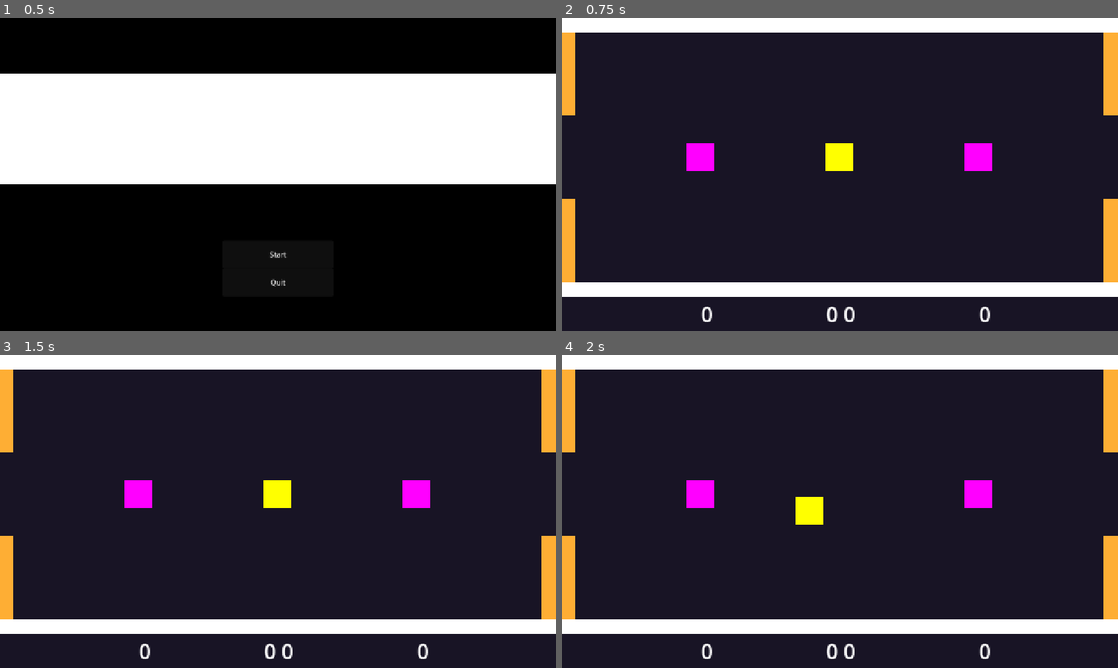
Above: before the commit, frames 1-4 (two rows, left to right).
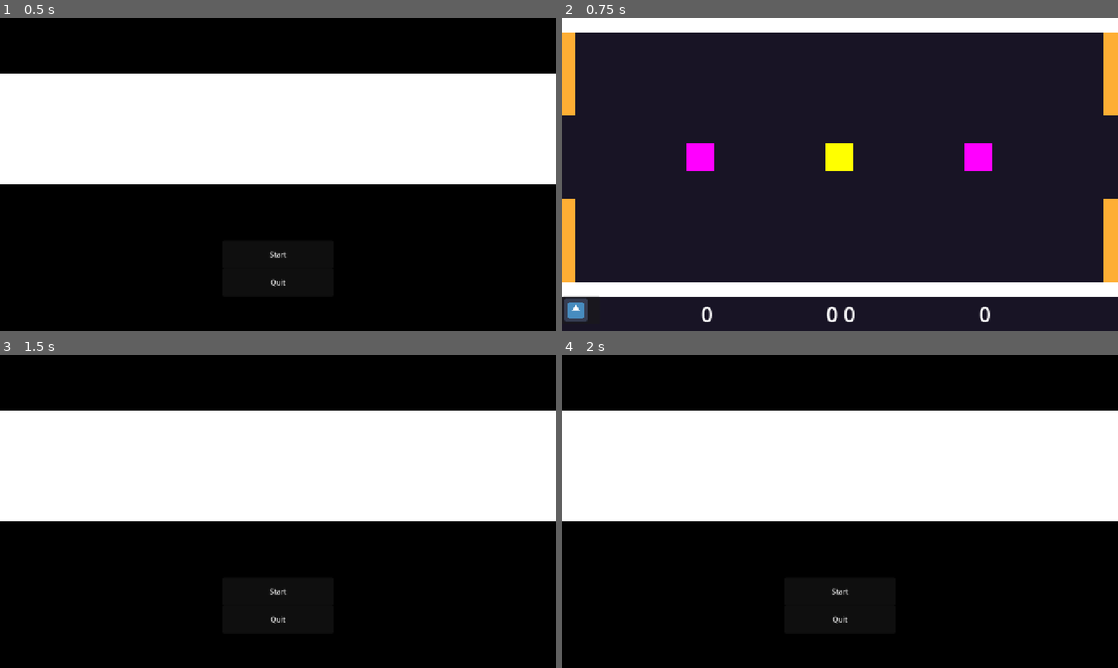
Above: after the commit, the same moments.

Repository: Kacpron123/Shockey
Game: Godot game, scene res://title.tscn
The game is run twice, just before and just after one commit, with the same random seed, the same clock (stepped at 60 frames per second) and the same inputs. The engine's default icon, where the game draws it, is replaced by a stand-in: a white triangle on a blue panel in a dark square.
Inputs (mouse positions are in pixels of both pictures, inside the frame that each line leads up to):
- Up to frame 1 (0.5 s): no input
- Up to frame 2 (0.75 s): click "Start" at 0.5 s
- Up to frame 3 (1.5 s): click (16, 646) at 1.27 s
- Up to frame 4 (2 s): no input

Frame 1 is identical in both runs. In frame 2, 0.3% of the frame differs, in the area x 0-7%, y 88-98%; in frame 3, 97%, in the area x 0-100%, y 0-100%; in frame 4, 97%.

Commit message:
back to menu button

Diff:
--- a/main.tscn
+++ b/main.tscn
@@ -9,6 +9,7 @@
 [ext_resource type="AudioStream" uid="uid://5ve70qvhg7io" path="res://assets/sfx/goal.wav" id="7_kek77"]
 [ext_resource type="AudioStream" uid="uid://88nlbnf5bfyl" path="res://assets/sfx/paddle.mp3" id="8_4c57u"]
 [ext_resource type="AudioStream" uid="uid://jaal5sahobve" path="res://assets/sfx/wall.mp3" id="9_efxa6"]
+[ext_resource type="Texture2D" uid="uid://bmiy22yskvhy6" path="res://icon.svg" id="10_4c57u"]
 
 [sub_resource type="PhysicsMaterial" id="PhysicsMaterial_7dm0k"]
 friction = 0.0
@@ -53,162 +54,162 @@
 [sub_resource type="LabelSettings" id="LabelSettings_ig7tw"]
 font_size = 48
 
-[node name="Main" type="Node2D"]
+[node name="Main" type="Node2D" unique_id=801075516]
 script = ExtResource("1_ig7tw")
 
-[node name="BG" type="ColorRect" parent="."]
+[node name="BG" type="ColorRect" parent="." unique_id=2083440593]
 offset_right = 1280.0
 offset_bottom = 720.0
 color = Color(0.09411765, 0.078431375, 0.14509805, 1)
 
-[node name="Table" type="Node2D" parent="."]
-
-[node name="TopRailSprite" type="ColorRect" parent="Table"]
+[node name="Table" type="Node2D" parent="." unique_id=1278614354]
+
+[node name="TopRailSprite" type="ColorRect" parent="Table" unique_id=598087057]
 offset_right = 1280.0
 offset_bottom = 32.0
 
-[node name="BottomRailSprite" type="ColorRect" parent="Table"]
+[node name="BottomRailSprite" type="ColorRect" parent="Table" unique_id=382416172]
 offset_top = 608.0
 offset_right = 1280.0
 offset_bottom = 640.0
 
-[node name="LeftTopSprite" type="ColorRect" parent="Table"]
+[node name="LeftTopSprite" type="ColorRect" parent="Table" unique_id=981360841]
 offset_top = 32.0
 offset_right = 32.0
 offset_bottom = 224.0
 color = Color(0.99607843, 0.68235296, 0.20392157, 1)
 
-[node name="LeftBottomSprite" type="ColorRect" parent="Table"]
+[node name="LeftBottomSprite" type="ColorRect" parent="Table" unique_id=814964198]
 offset_top = 416.0
 offset_right = 32.0
 offset_bottom = 608.0
 color = Color(0.99607843, 0.68235296, 0.20392157, 1)
 
-[node name="RightTopSprite" type="ColorRect" parent="Table"]
+[node name="RightTopSprite" type="ColorRect" parent="Table" unique_id=871767581]
 offset_left = 1248.0
 offset_top = 32.0
 offset_right = 1280.0
 offset_bottom = 224.0
 color = Color(0.99607843, 0.68235296, 0.20392157, 1)
 
-[node name="RightBottomSprite" type="ColorRect" parent="Table"]
+[node name="RightBottomSprite" type="ColorRect" parent="Table" unique_id=53166996]
 offset_left = 1248.0
 offset_top = 416.0
 offset_right = 1280.0
 offset_bottom = 608.0
 color = Color(0.99607843, 0.68235296, 0.20392157, 1)
 
-[node name="Walls" type="Node2D" parent="."]
-
-[node name="Top" type="StaticBody2D" parent="Walls" groups=["walls"]]
-collision_layer = 128
-collision_mask = 8
-physics_material_override = SubResource("PhysicsMaterial_7dm0k")
-
-[node name="TopCollision" type="CollisionShape2D" parent="Walls/Top"]
+[node name="Walls" type="Node2D" parent="." unique_id=438437872]
+
+[node name="Top" type="StaticBody2D" parent="Walls" unique_id=1922816637 groups=["walls"]]
+collision_layer = 128
+collision_mask = 8
+physics_material_override = SubResource("PhysicsMaterial_7dm0k")
+
+[node name="TopCollision" type="CollisionShape2D" parent="Walls/Top" unique_id=1606981860]
 position = Vector2(640, 16)
 shape = SubResource("RectangleShape2D_ig7tw")
 
-[node name="Bottom" type="StaticBody2D" parent="Walls" groups=["walls"]]
-collision_layer = 128
-collision_mask = 8
-physics_material_override = SubResource("PhysicsMaterial_7dm0k")
-
-[node name="BottomCollision" type="CollisionShape2D" parent="Walls/Bottom"]
+[node name="Bottom" type="StaticBody2D" parent="Walls" unique_id=1050857146 groups=["walls"]]
+collision_layer = 128
+collision_mask = 8
+physics_material_override = SubResource("PhysicsMaterial_7dm0k")
+
+[node name="BottomCollision" type="CollisionShape2D" parent="Walls/Bottom" unique_id=1628669086]
 position = Vector2(640, 624)
 shape = SubResource("RectangleShape2D_7dm0k")
 
-[node name="LeftTop" type="StaticBody2D" parent="Walls" groups=["walls"]]
-collision_layer = 128
-collision_mask = 8
-physics_material_override = SubResource("PhysicsMaterial_7dm0k")
-
-[node name="LeftTopCollision" type="CollisionShape2D" parent="Walls/LeftTop"]
+[node name="LeftTop" type="StaticBody2D" parent="Walls" unique_id=2696589 groups=["walls"]]
+collision_layer = 128
+collision_mask = 8
+physics_material_override = SubResource("PhysicsMaterial_7dm0k")
+
+[node name="LeftTopCollision" type="CollisionShape2D" parent="Walls/LeftTop" unique_id=1259018525]
 position = Vector2(16, 128)
 shape = SubResource("RectangleShape2D_0xm2m")
 
-[node name="LeftBottom" type="StaticBody2D" parent="Walls" groups=["walls"]]
-collision_layer = 128
-collision_mask = 8
-physics_material_override = SubResource("PhysicsMaterial_7dm0k")
-
-[node name="LeftBottomCollision" type="CollisionShape2D" parent="Walls/LeftBottom"]
+[node name="LeftBottom" type="StaticBody2D" parent="Walls" unique_id=603925453 groups=["walls"]]
+collision_layer = 128
+collision_mask = 8
+physics_material_override = SubResource("PhysicsMaterial_7dm0k")
+
+[node name="LeftBottomCollision" type="CollisionShape2D" parent="Walls/LeftBottom" unique_id=1136119091]
 position = Vector2(16, 512)
 shape = SubResource("RectangleShape2D_h2yge")
 
-[node name="RightTop" type="StaticBody2D" parent="Walls" groups=["walls"]]
-collision_layer = 128
-collision_mask = 8
-physics_material_override = SubResource("PhysicsMaterial_7dm0k")
-
-[node name="RightTopCollision" type="CollisionShape2D" parent="Walls/RightTop"]
+[node name="RightTop" type="StaticBody2D" parent="Walls" unique_id=1631415247 groups=["walls"]]
+collision_layer = 128
+collision_mask = 8
+physics_material_override = SubResource("PhysicsMaterial_7dm0k")
+
+[node name="RightTopCollision" type="CollisionShape2D" parent="Walls/RightTop" unique_id=1472479116]
 position = Vector2(1264, 128)
 shape = SubResource("RectangleShape2D_1bvp3")
 
-[node name="RightBottom" type="StaticBody2D" parent="Walls" groups=["walls"]]
-collision_layer = 128
-collision_mask = 8
-physics_material_override = SubResource("PhysicsMaterial_7dm0k")
-
-[node name="RightBottomCollision" type="CollisionShape2D" parent="Walls/RightBottom"]
+[node name="RightBottom" type="StaticBody2D" parent="Walls" unique_id=1906159222 groups=["walls"]]
+collision_layer = 128
+collision_mask = 8
+physics_material_override = SubResource("PhysicsMaterial_7dm0k")
+
+[node name="RightBottomCollision" type="CollisionShape2D" parent="Walls/RightBottom" unique_id=1551897125]
 position = Vector2(1264, 512)
 shape = SubResource("RectangleShape2D_lquwl")
 
-[node name="Goals" type="Node2D" parent="."]
-
-[node name="Left" type="Area2D" parent="Goals"]
+[node name="Goals" type="Node2D" parent="." unique_id=1119328286]
+
+[node name="Left" type="Area2D" parent="Goals" unique_id=1575176504]
 collision_layer = 0
 collision_mask = 8
 script = ExtResource("2_1bvp3")
 
-[node name="LeftCollision" type="CollisionShape2D" parent="Goals/Left"]
+[node name="LeftCollision" type="CollisionShape2D" parent="Goals/Left" unique_id=1935563642]
 position = Vector2(-48, 320)
 shape = SubResource("RectangleShape2D_7mycd")
 
-[node name="Right" type="Area2D" parent="Goals"]
+[node name="Right" type="Area2D" parent="Goals" unique_id=489994913]
 collision_layer = 0
 collision_mask = 8
 script = ExtResource("3_7mycd")
 
-[node name="RightCollision" type="CollisionShape2D" parent="Goals/Right"]
+[node name="RightCollision" type="CollisionShape2D" parent="Goals/Right" unique_id=1410018776]
 position = Vector2(1328, 320)
 shape = SubResource("RectangleShape2D_272bh")
 
-[node name="Paddle1" type="CharacterBody2D" parent="." groups=["paddles"]]
+[node name="Paddle1" type="CharacterBody2D" parent="." unique_id=151494449 groups=["paddles"]]
 position = Vector2(320, 320)
 collision_layer = 2
 collision_mask = 8
 motion_mode = 1
 script = ExtResource("3_lquwl")
 
-[node name="Paddle1Collision" type="CollisionShape2D" parent="Paddle1"]
+[node name="Paddle1Collision" type="CollisionShape2D" parent="Paddle1" unique_id=358396838]
 shape = SubResource("CircleShape2D_ig7tw")
 
-[node name="Paddle1Sprite" type="ColorRect" parent="Paddle1"]
+[node name="Paddle1Sprite" type="ColorRect" parent="Paddle1" unique_id=1026199904]
 offset_left = -32.0
 offset_top = -32.0
 offset_right = 32.0
 offset_bottom = 32.0
 color = Color(1, 0, 1, 1)
 
-[node name="Paddle2" type="CharacterBody2D" parent="." groups=["paddles"]]
+[node name="Paddle2" type="CharacterBody2D" parent="." unique_id=2002581270 groups=["paddles"]]
 position = Vector2(960, 320)
 collision_layer = 2
 collision_mask = 8
 motion_mode = 1
 script = ExtResource("4_lquwl")
 
-[node name="Paddle2Collision" type="CollisionShape2D" parent="Paddle2"]
+[node name="Paddle2Collision" type="CollisionShape2D" parent="Paddle2" unique_id=1707010988]
 shape = SubResource("CircleShape2D_0xm2m")
 
-[node name="Paddle2Sprite" type="ColorRect" parent="Paddle2"]
+[node name="Paddle2Sprite" type="ColorRect" parent="Paddle2" unique_id=1850379703]
 offset_left = -32.0
 offset_top = -32.0
 offset_right = 32.0
 offset_bottom = 32.0
 color = Color(1, 0, 1, 1)
 
-[node name="Puck" type="RigidBody2D" parent="." groups=["puck"]]
+[node name="Puck" type="RigidBody2D" parent="." unique_id=1240094807 groups=["puck"]]
 position = Vector2(640, 320)
 collision_layer = 8
 collision_mask = 130
@@ -220,21 +221,21 @@
 angular_damp = 2.0
 script = ExtResource("2_0xm2m")
 
-[node name="PuckCollision" type="CollisionShape2D" parent="Puck"]
+[node name="PuckCollision" type="CollisionShape2D" parent="Puck" unique_id=890207724]
 shape = SubResource("CircleShape2D_h2yge")
 
-[node name="PuckSprite" type="ColorRect" parent="Puck"]
+[node name="PuckSprite" type="ColorRect" parent="Puck" unique_id=608705087]
 offset_left = -32.0
 offset_top = -32.0
 offset_right = 32.0
 offset_bottom = 32.0
 color = Color(1, 1, 0, 1)
 
-[node name="UI" type="CanvasLayer" parent="."]
+[node name="UI" type="CanvasLayer" parent="." unique_id=1488076385]
 offset = Vector2(0, 640)
 transform = Transform2D(1, 0, 0, 1, 0, 640)
 
-[node name="ScoreP1" type="Label" parent="UI"]
+[node name="ScoreP1" type="Label" parent="UI" unique_id=596870175]
 offset_left = 608.0
 offset_top = 8.0
 offset_right = 640.0
@@ -242,7 +243,7 @@
 text = "0"
 label_settings = SubResource("LabelSettings_ig7tw")
 
-[node name="HitP1" type="Label" parent="UI"]
+[node name="HitP1" type="Label" parent="UI" unique_id=1734815325]
 offset_left = 320.0
 offset_top = 8.0
 offset_right = 352.0
@@ -250,7 +251,7 @@
 text = "0"
 label_settings = SubResource("LabelSettings_ig7tw")
 
-[node name="ScoreP2" type="Label" parent="UI"]
+[node name="ScoreP2" type="Label" parent="UI" unique_id=177282395]
 offset_left = 648.0
 offset_top = 8.0
 offset_right = 680.0
@@ -258,7 +259,7 @@
 text = "0"
 label_settings = SubResource("LabelSettings_ig7tw")
 
-[node name="HitP2" type="Label" parent="UI"]
+[node name="HitP2" type="Label" parent="UI" unique_id=1602837205]
 offset_left = 960.0
 offset_top = 8.0
 offset_right = 992.0
@@ -266,7 +267,7 @@
 text = "0"
 label_settings = SubResource("LabelSettings_ig7tw")
 
-[node name="WinnerP1" type="Label" parent="UI"]
+[node name="WinnerP1" type="Label" parent="UI" unique_id=233500268]
 offset_left = 256.0
 offset_top = -576.0
 offset_right = 504.0
@@ -274,7 +275,7 @@
 text = "Winner"
 label_settings = SubResource("LabelSettings_ig7tw")
 
-[node name="WinnerP2" type="Label" parent="UI"]
+[node name="WinnerP2" type="Label" parent="UI" unique_id=1258624159]
 offset_left = 896.0
 offset_top = -584.0
 offset_right = 1144.0
@@ -282,19 +283,26 @@
 text = "Winner"
 label_settings = SubResource("LabelSettings_ig7tw")
 
-[node name="SFX" type="Node" parent="."]
-
-[node name="GoalSound" type="AudioStreamPlayer" parent="SFX"]
+[node name="BackButton" type="Button" parent="UI" unique_id=490193906]
+offset_right = 88.0
+offset_bottom = 64.0
+icon = ExtResource("10_4c57u")
+expand_icon = true
+
+[node name="SFX" type="Node" parent="." unique_id=1258437257]
+
+[node name="GoalSound" type="AudioStreamPlayer" parent="SFX" unique_id=928897807]
 stream = ExtResource("7_kek77")
 
-[node name="HitSound" type="AudioStreamPlayer" parent="SFX"]
+[node name="HitSound" type="AudioStreamPlayer" parent="SFX" unique_id=937245448]
 stream = ExtResource("8_4c57u")
 
-[node name="WallSound" type="AudioStreamPlayer" parent="SFX"]
+[node name="WallSound" type="AudioStreamPlayer" parent="SFX" unique_id=922033733]
 stream = ExtResource("9_efxa6")
 
-[node name="ResetTimer" type="Timer" parent="."]
+[node name="ResetTimer" type="Timer" parent="." unique_id=1607986310]
 wait_time = 1.2
 one_shot = true
 
 [connection signal="body_entered" from="Puck" to="Puck" method="_on_body_entered"]
+[connection signal="pressed" from="UI/BackButton" to="." method="_on_back_button_pressed"]
--- a/scripts/main.gd
+++ b/scripts/main.gd
@@ -100,9 +100,16 @@
 	if event.is_action_pressed("ui_accept") or (event is InputEventKey and event.keycode == KEY_R):
 		get_tree().reload_current_scene()
 
+	if event.is_action_pressed("ui_cancel"):
+		get_tree().change_scene_to_file("res://title.tscn")
+
 func _process(delta: float) -> void:
 	# use sprite score and charge bar
 	label_p1.text = str(score[0])
 	label_p2.text = str(score[1])
 	$UI/HitP1.text = str(hit_count[0])
 	$UI/HitP2.text = str(hit_count[1])
+
+
+func _on_back_button_pressed() -> void:
+	get_tree().change_scene_to_file("res://title.tscn")
Not shown: 1 places in main.tscn that only renumber resources
